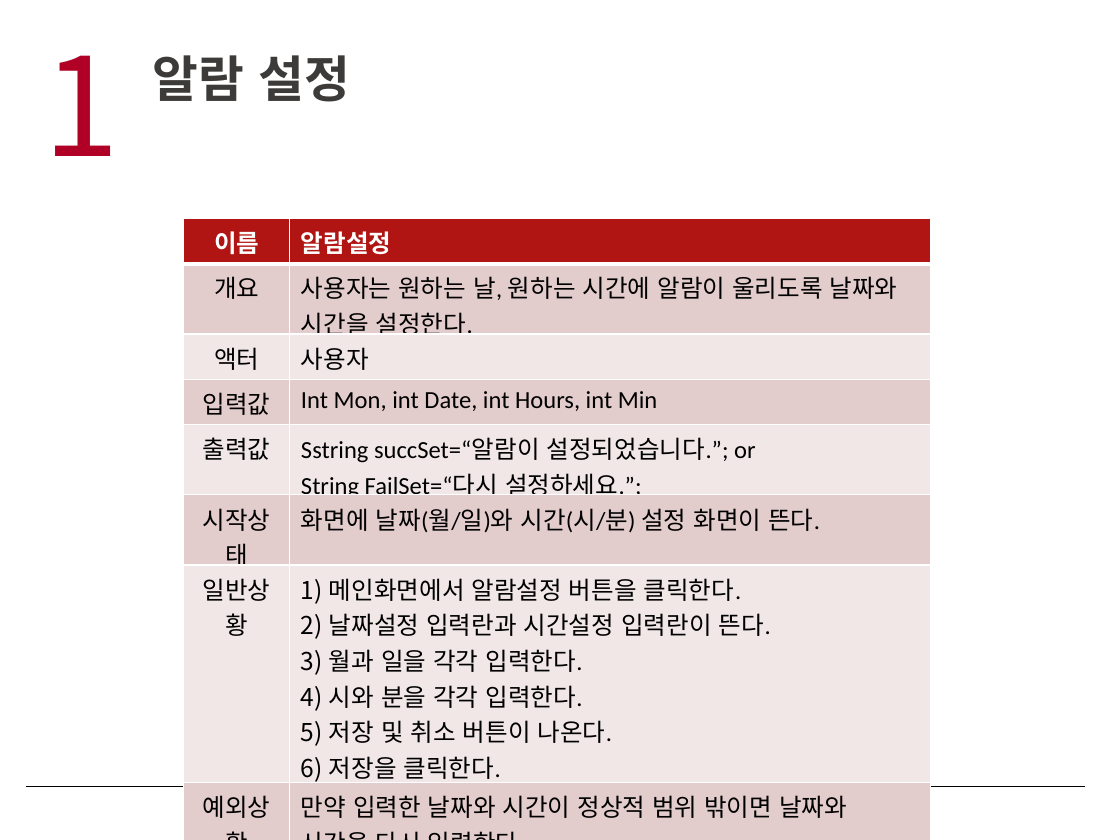
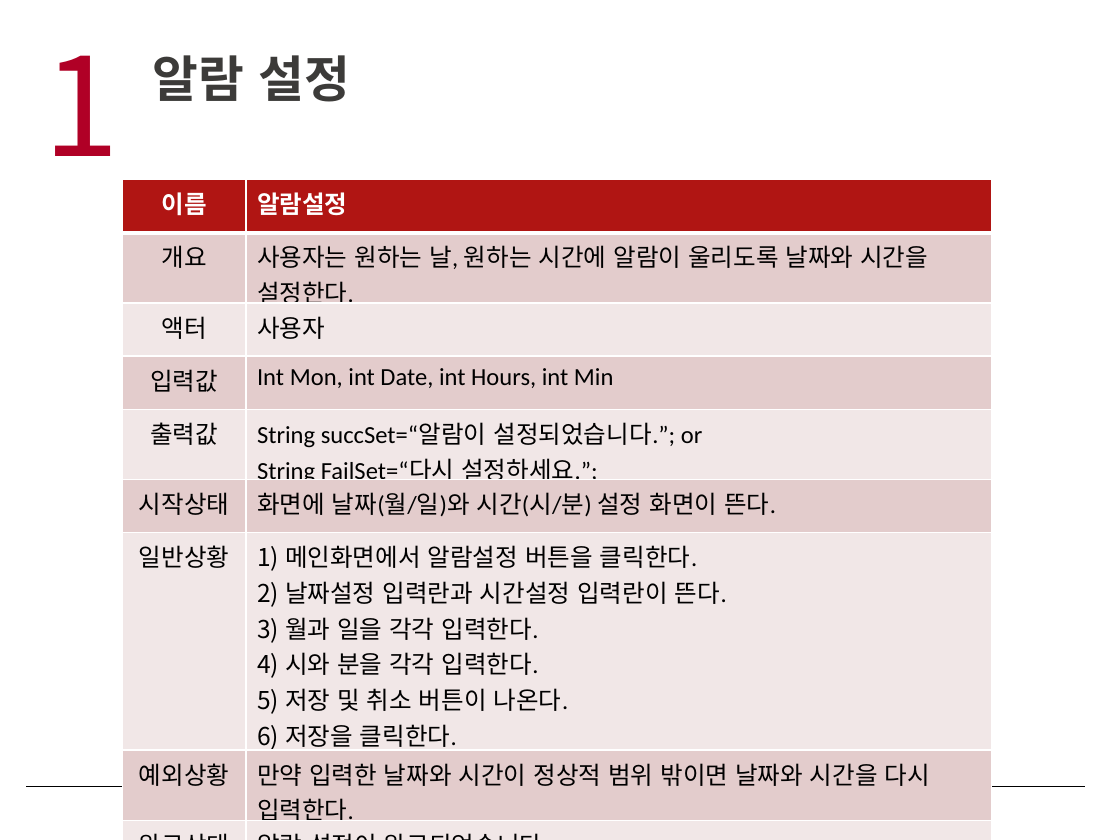
Before and after one commit to gtrash12/sw-project, a slide deck: slide 3 of 유스케이스 시나리오.pptx. Drawn at 1120x840 pixels with LibreOffice and Linux fonts; fonts in the diff are those of the drawing; background and template pictures are left out. Boxes give left, top, right and bottom in pixels: in the first picture for what was removed or moved away, otherwise in the second. Text is boxed around its words. In the diff, an @@ line names an element or a change of style, - is before the commit and + after.

```diff
--- a/유스케이스 시나리오.pptx
+++ b/유스케이스 시나리오.pptx
@@ table at box(122, 179, 991, 825) @@
-row 5, column 2: Sstring succSet=“알람이 설정되었습니다.”; or / String FailSet=“다시 설정하세요.”;
+row 5, column 2: String succSet=“알람이 설정되었습니다.”; or / String FailSet=“다시 설정하세요.”;
@@ table: place and size @@
-table at box(184, 218, 931, 822)
+table at box(122, 179, 991, 825)
```
Also in this commit, not shown: 7 other slides changed.
